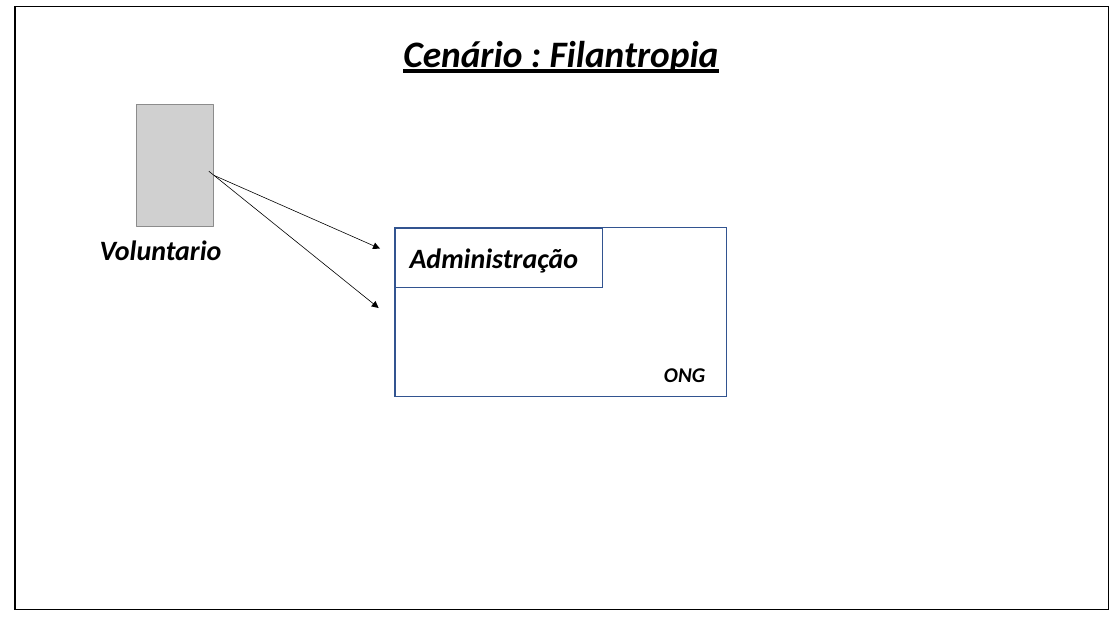
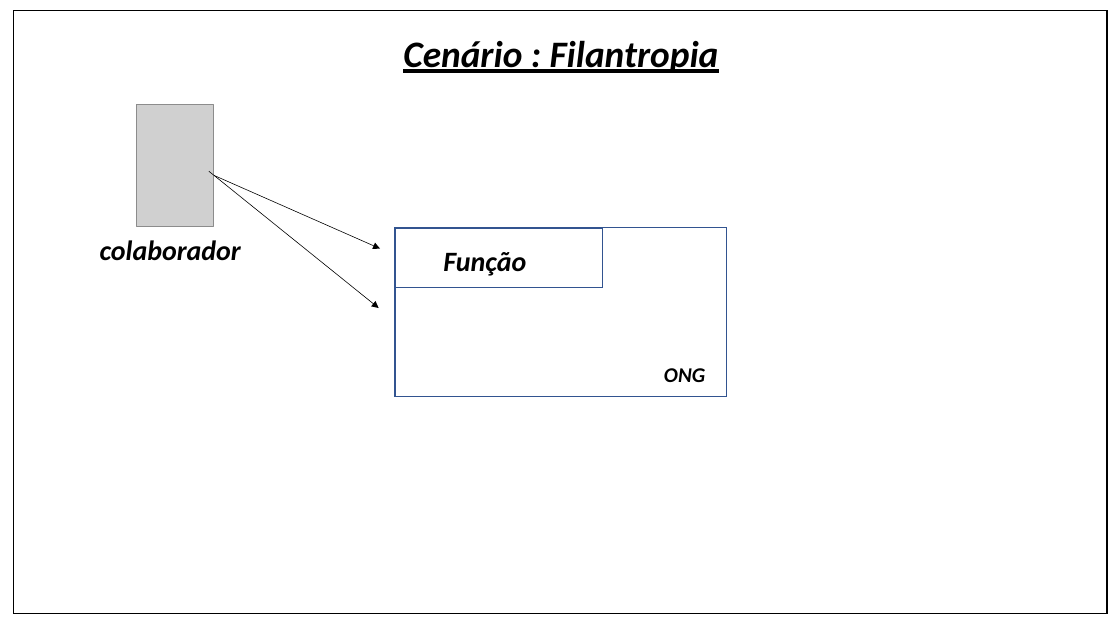
Before and after one commit to Ney-Rocha/OPE-3-semestre, a slide deck: slide 10 of cenario_de_negocio.pptx. Drawn at 1120x630 pixels with LibreOffice and Linux fonts; fonts in the diff are those of the drawing; grey boxes stand for pictures. Boxes give left, top, right and bottom in pixels: in the first picture for what was removed or moved away, otherwise in the second. Text is boxed around its words. In the diff, an @@ line names an element or a change of style, - is before the commit and + after.

```diff
--- a/cenario_de_negocio.pptx
+++ b/cenario_de_negocio.pptx
@@ rectangle: place and size @@
-rectangle at (15,6,1109,610)
+rectangle at (13,10,1107,614)
@@ text at (100,240,241,261): text changed @@
-Voluntario
+colaborador
@@ text at (443,252,526,276): text changed @@
-Administração
+Função
```
Also in this commit, not shown: 10 other slides changed.
